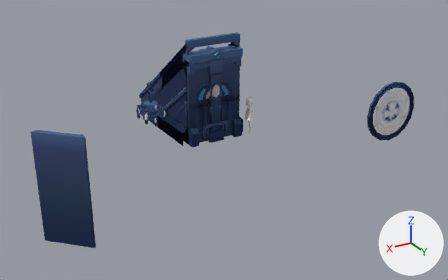
A saved change to the FBX model UnityProject/Game Off 2024/Assets/Art/dungeonparts.fbx.
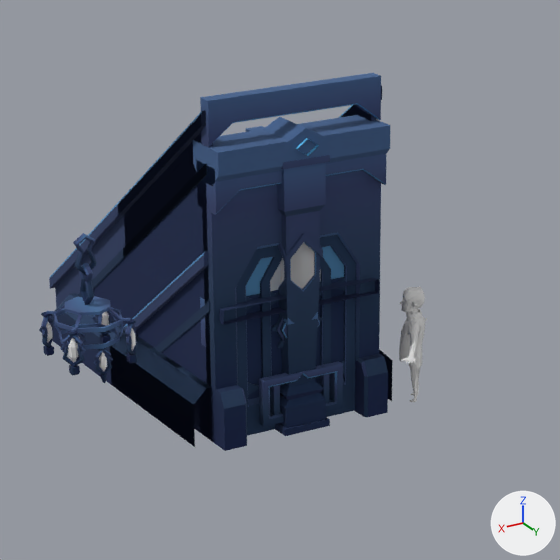
Each version is shown whole from a camera (50 mm lens) standing at (10.07, 13.0, 8.6) and looking at (0.35, -3.2, 0.5), then close up on the part from 28% to 66% of the width and 4% to 65% of the height. Lighting does not change. The marker at lower right points along +X, +Y and +Z. The first two pictures are the older version. Objects named as collision shapes, trigger or cutter boxes, shadow casters or lower levels of detail are left out. Where no turn or scale is listed for an object, it has been applied to the vertices. Vertices at exactly the same position are counted once.

Script lines for the objects in view, before the commit:
```python
me_cube_041 = bpy.data.meshes.new('Cube.041')
me_cube_041.from_pydata(...)  # 62 vertices, 42 faces; spans x -1.22..1.22, y -4.01..0.02, z -0.01..3.01
me_cube_041.materials.append(mat_material)  # picture img_dungeongradient_png
me_cube_042 = bpy.data.meshes.new('Cube.042')
me_cube_042.from_pydata(...)  # 40 vertices, 32 faces; spans x -1.05..1.05, y -4.01..0.02, z 0.04..3.55
me_cube_042.materials.append(mat_material)  # picture img_dungeongradient_png
me_cube_047 = bpy.data.meshes.new('Cube.047')
me_cube_047.from_pydata(...)  # 114 vertices, 96 faces; spans x -1.0..1.0, y -0.28..0.0, z 0.0..3.0
me_cube_047.materials.append(mat_material)  # picture img_dungeongradient_png
ob_stairs_full = bpy.data.objects.new('stairs_full', me_cube_041)
ob_stairs_full.location = (0.0, -4.48, 0.0)
ob_stairs_full_railing = bpy.data.objects.new('stairs_full_railing', me_cube_042)
ob_stairs_full_railing.location = (0.0, -4.48, 0.0)
ob_wallwithvent = bpy.data.objects.new('wallwithvent', me_cube_047)
ob_wallwithvent.location = (0.0, -4.48, 0.0)
# also in view: 'window_small' at (0.0, -4.48, 0.99); 'stairs_top' at (0.0, -5.43, 1.77); 'door' at (0.0, -4.48, 1.03); 'railing' at (0.0, -4.48, 3.23); 'wallarch' at (0.0, -4.48, 1.5)
```
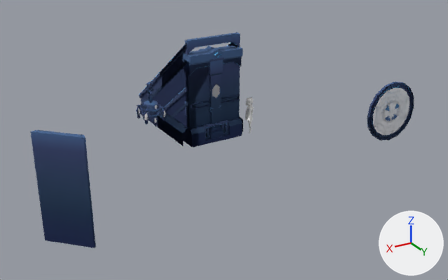
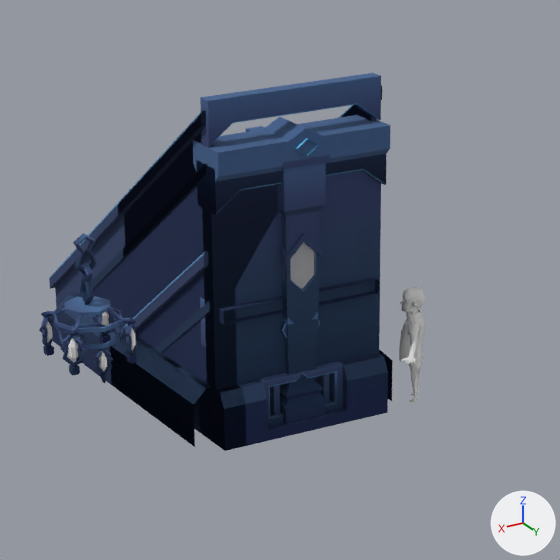
Location of each change, [x1, y1, x2, y2] in pixels of the close-ups (560 x 560 px):
'wallwithvent', reshaped (mostly hidden before)
    before: [199, 209, 212, 439]
    after: [199, 153, 388, 451]
part 1 of me_cube_047, added (blue)
    after: [206, 153, 388, 451]

What changed in the scene script:
```text
Change me_cube_047:
    used by ob_wallwithvent; location = (0.0, -4.48, 0.0)
    remove me_cube_047.from_pydata(...)  # 114 vertices, 96 faces; spans x -1.0..1.0, y -0.28..0.0, z 0.0..3.0
    add me_cube_047.from_pydata(...)  # 204 vertices, 192 faces; spans x -1.0..1.0, y -0.28..0.28, z 0.0..3.0
    me_cube_047 part 1
    16 vertices are added at x -1.0..1.0, y 0.0..0.28, z 0.13..2.74
    24 new vertices lie (0.0, 0.1, 0.0) away from vertices in x -1.0..1.0, y 0.0, z 0.0..3.0
    11 new vertices lie (0.0, 0.18, 0.0) away from vertices in x -1.0..1.0, y 0.1, z 0.0..0.47
    9 new vertices lie (0.0, 0.1, 0.0) away from vertices in x -1.0..1.0, y 0.1, z 0.63..3.0
    5 new vertices lie (-0.28, 0.0, 0.0) away from vertices in x 1.0, y 0.1..0.28, z 0.13..0.63
    5 new vertices lie (0.0, 0.0, -0.25) away from vertices in x -0.72..0.72, y 0.2, z 3.0
    5 new vertices lie (0.0, -0.08, 0.0) away from vertices in x -0.72..0.72, y 0.18, z 2.74
    5 new vertices lie (-0.23, 0.0, 0.0) away from vertices in x 0.72, y 0.1..0.28, z 0.13..0.63
    5 new vertices lie (0.28, 0.0, 0.0) away from vertices in x -1.0, y 0.1..0.28, z 0.13..0.63
    5 new vertices lie (0.23, 0.0, 0.0) away from vertices in x -0.72, y 0.1..0.28, z 0.13..0.63
    96 new faces join them
```
